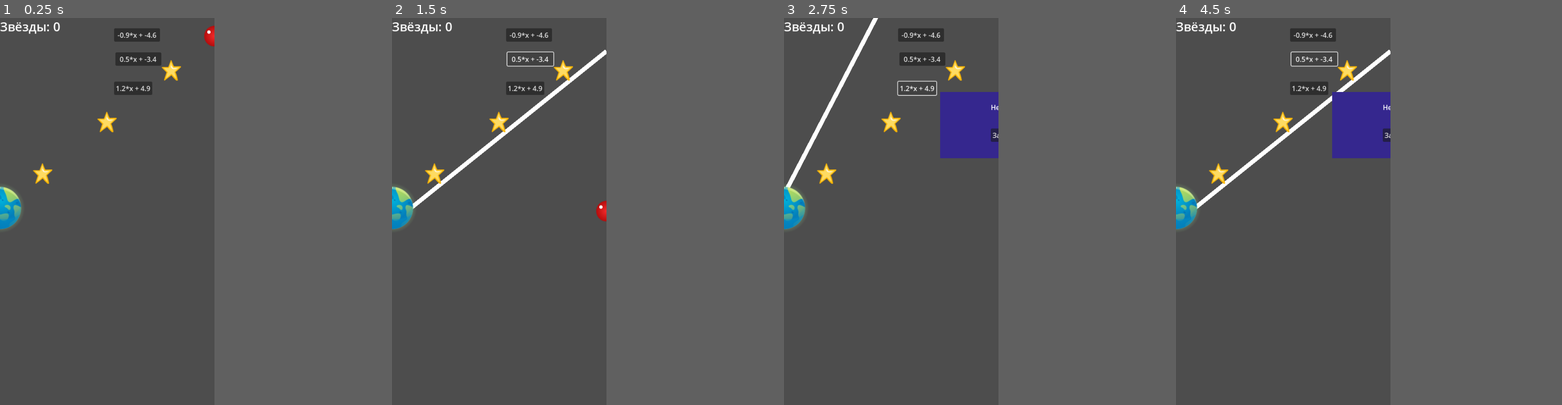
Above: before the commit, frames 1-4 (left to right).
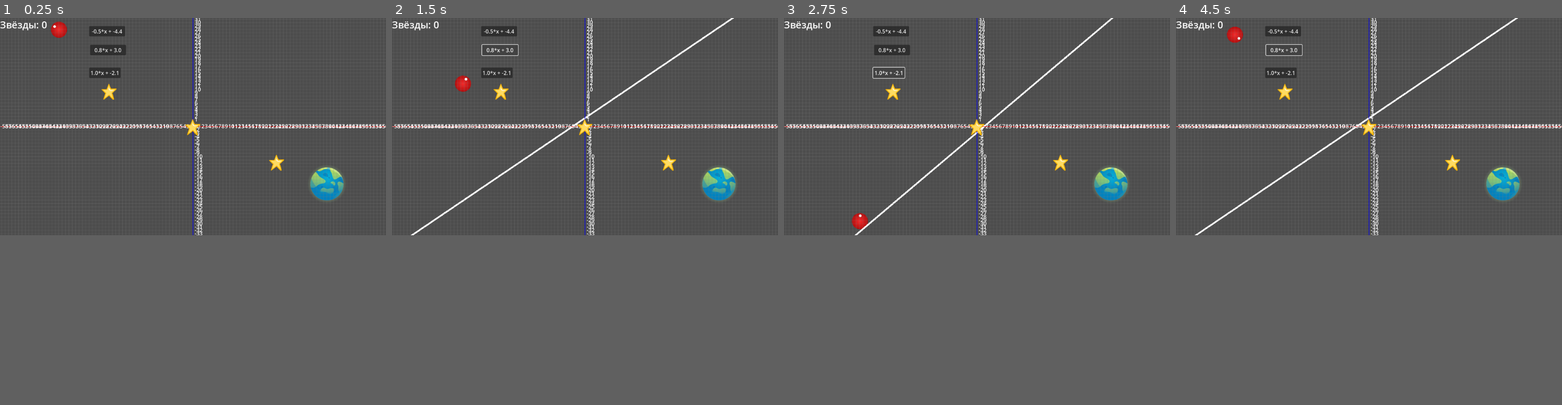
Above: after the commit, the same moments.

Repository: salena123/StarFunc
Game: Godot game, scene res://node_2d.tscn
Two runs of this game, one before a commit and one after it. Both use one fixed random seed, a clock stepped at 60 frames per second and the inputs below.
Inputs (mouse positions are in pixels of both pictures, inside the frame that each line leads up to):
- Up to frame 1 (0.25 s): no input
- Up to frame 2 (1.5 s): click "-0.9*x + -4.6" (after the commit: "-0.5*x + -4.4") at 0.5 s; click "0.5*x + -3.4" (after the commit: "0.8*x + 3.0") at 1.25 s
- Up to frame 3 (2.75 s): click "1.2*x + 4.9" (after the commit: "1.0*x + -2.1") at 2 s
- Up to frame 4 (4.5 s): click "-0.9*x + -4.6" (after the commit: "-0.5*x + -4.4") at 2.75 s; click (1272, 180) at 3.5 s, where only the run after the commit has a clickable "Заново"; click "0.5*x + -3.4" (after the commit: "0.8*x + 3.0") at 4.25 s
In our replay, the window is 444x800 before the commit and 799x449 after it. These sizes can differ from the game's own. Grey fills any space a smaller window leaves; there, only what the larger window draws over its background counts as a difference.

The runs differ from the first frame. In frame 1, 5.1% of the frame differs, in the area x 0-100%, y 0-57%; in frame 2, 6.0%; in frame 3, 7.9%; in frame 4, 8.1%.

Commit message:
изменение плоскости и шара
начало координат перенесено на центр сцены, генерация начальной точки спавна шара

Diff:
--- a/LevelManager.gd
+++ b/LevelManager.gd
@@ -17,37 +17,54 @@
 var correct_index = 0
 var score = 0
 var level = 1
-var x_scale = 10.0
-var y_scale = 10.0
 var first_selection_done = false
 var current_correct_func = ""
 var top_margin = 50
 var bottom_margin = 50
+var vertical_offset_pixels = 35
 
 enum FuncType { LINEAR, QUADRATIC, SIN, COS }
-
-#var screen_size = get_viewport_rect().size
-var x_min = 0
-var x_max = 100
-var y_min = -50
-var y_max = 50
-var vertical_offset_pixels = 35
+enum Side { LEFT, RIGHT }
+
+var ball_side: int = Side.RIGHT
+var screen_size: Vector2
+
+
+var x_min: float
+var x_max: float
+var y_min: float
+var y_max: float
+var base_unit: float
+var screen_center: Vector2
+
+var x_scale = 1.0
+var y_scale = 1.0
+
+func calc_base_unit():
+
+	var min_side = min(screen_size.x, screen_size.y)
+	var desired_range = min_side * 0.1
+	base_unit = min(screen_size.x, screen_size.y) / desired_range
+	x_min = -screen_size.x / (2 * base_unit)
+	x_max = screen_size.x / (2 * base_unit)
+	y_min = -screen_size.y / (2 * base_unit)
+	y_max = screen_size.y / (2 * base_unit)
 
 func fx_to_screen(x):
-	return lerp(0.0, float(screen_size.x), (x - x_min) / (x_max - x_min))
+	return screen_center.x + x * base_unit
 
 func fy_to_screen(y):
-	return lerp(float(screen_size.y), 0.0, (y - y_min) / (y_max - y_min))
+	return screen_center.y - y * base_unit
 
 func fy_to_screen_track(fy_val):
-	var track_height = get_viewport_rect().size.y - top_margin - bottom_margin
+	var track_height = screen_size.y - top_margin - bottom_margin
 	var t = (fy_val - y_min) / (y_max - y_min)
-	return get_viewport_rect().size.y - bottom_margin - t * track_height
-
-var screen_size: Vector2
+	return screen_size.y - bottom_margin - t * track_height
 
 func _ready():
 	screen_size = get_viewport_rect().size
+	screen_center = screen_size / 2
+	calc_base_unit()
 	randomize()
 	setup_ui()
 	generate_new_level()
@@ -62,40 +79,36 @@
 
 func setup_ui():
 	if $UI/Button:
-		$UI/Button.pressed.connect(func() -> void:
-			select_option(0)
-		)
+		$UI/Button.pressed.connect(func(): select_option(0))
 	if $UI/Button2:
-		$UI/Button2.pressed.connect(func() -> void:
-			select_option(1)
-		)
+		$UI/Button2.pressed.connect(func(): select_option(1))
 	if $UI/Button3:
-		$UI/Button3.pressed.connect(func() -> void:
-			select_option(2)
-		)
+		$UI/Button3.pressed.connect(func(): select_option(2))
 	if retry_button:
-		retry_button.pressed.connect(func() -> void:
+		retry_button.pressed.connect(func():
 			level_complete_popup.hide()
 			reset_current_level()
 		)
 	if next_button:
-		next_button.pressed.connect(func() -> void:
+		next_button.pressed.connect(func():
 			level_complete_popup.hide()
 			level += 1
 			generate_new_level()
 		)
 	if fail_retry_button:
-		fail_retry_button.pressed.connect(func() -> void:
+		fail_retry_button.pressed.connect(func():
 			fail_popup.hide()
 			reset_current_level()
 		)
 	level_complete_popup.hide()
 	fail_popup.hide()
 
+
 func _process(_delta):
 	check_star_collection()
 	check_exit_reached()
 	check_ball_fall_off_screen()
+
 
 func select_option(index):
 	draw_track(options[index])
@@ -116,15 +129,18 @@
 		return
 
 	var points = []
-	var screen_height = get_viewport_rect().size.y
-
-	for i in range(101):
-		var x_val = lerp(x_min, x_max, i / 100.0)
-		var y_val = expr.execute([x_val])
-		points.append(Vector2(fx_to_screen(x_val), fy_to_screen_track(y_val)))
-
-	if line2d:
-		line2d.points = points
+	var step = (x_max - x_min) / 100.0
+
+	if ball_side == Side.RIGHT:
+		for i in range(101):
+			var x = x_max - i * step
+			points.append(Vector2(fx_to_screen(x), fy_to_screen_track(expr.execute([x]))))
+	else:
+		for i in range(101):
+			var x = x_min + i * step
+			points.append(Vector2(fx_to_screen(x), fy_to_screen_track(expr.execute([x]))))
+
+	line2d.points = points
 
 	for i in range(points.size() - 1):
 		var seg = SegmentShape2D.new()
@@ -134,110 +150,94 @@
 		col.shape = seg
 		track_static.add_child(col)
 
+
 func random_function(allowed_types: Array = []) -> String:
 	if allowed_types.is_empty():
 		allowed_types = [FuncType.LINEAR, FuncType.QUADRATIC, FuncType.SIN, FuncType.COS]
+
 	var type = allowed_types[randi() % allowed_types.size()]
 	var func_str = ""
 	match type:
 		FuncType.LINEAR:
 			var k = 0.0
-			while k == 0.0 || abs(k) < 0.4:
-				k = round(randf_range(-2.0, 2.0) * 10) / 10.0
-			var b = round(randf_range(-15.0, 5.0) * 10) / 10.0
+			while abs(k) < 0.2:
+				k = round(randf_range(-1.5, 1.5) * 10) / 10.0
+			var b = round(randf_range(-5.0, 5.0) * 10) / 10.0
 			func_str = str(k) + "*x + " + str(b)
 		FuncType.QUADRATIC:
-			var a = 0.0
-			while a == 0.0:
-				a = round(randf_range(-0.5, 0.5) * 10) / 10.0
-			var b = round(randf_range(-1.0, 1.0) * 10) / 10.0
-			var c = round(randf_range(-5.0, 5.0) * 10) / 10.0
+			var a = round(randf_range(-0.1, 0.1) * 10) / 10.0
+			if a == 0.0: a = 0.05
+			var b = round(randf_range(-0.8, 0.8) * 10) / 10.0
+			var c = round(randf_range(-4.0, 4.0) * 10) / 10.0
 			func_str = str(a) + "*x*x + " + str(b) + "*x + " + str(c)
 		FuncType.SIN:
-			var A = round(randf_range(1.0, 3.0) * 10) / 10.0
-			var f = round(randf_range(0.1, 0.5) * 10) / 10.0
-			var phi = round(randf_range(0.0, PI * 2) * 10) / 10.0
-			func_str = str(A) + "*sin(" + str(f) + "*x + " + str(phi) + ")"
+			var A = round(randf_range(1.0, 2.0) * 10) / 10.0
+			var f = round(randf_range(0.05, 0.3) * 10) / 10.0
+			func_str = str(A) + "*sin(" + str(f) + "*x)"
 		FuncType.COS:
-			var A = round(randf_range(1.0, 3.0) * 10) / 10.0
-			var f = round(randf_range(0.1, 0.5) * 10) / 10.0
-			var phi = round(randf_range(0.0, PI * 2) * 10) / 10.0
-			func_str = str(A) + "*cos(" + str(f) + "*x + " + str(phi) + ")"
+			var A = round(randf_range(1.0, 2.0) * 10) / 10.0
+			var f = round(randf_range(0.05, 0.3) * 10) / 10.0
+			func_str = str(A) + "*cos(" + str(f) + "*x)"
 	return func_str
 
+
 func setup_level_positions(expr: Expression):
-	var control_x_frac = [0.2, 0.5, 0.8]
-	var vertical_offset_frac = 0.05
-
+	var control_x = [-25, 0, 25]
 	for i in range(stars.size()):
-		var fx_val = control_x_frac[i] * (x_max - x_min) + x_min
+		var fx_val = control_x[i]
 		var fy_val = expr.execute([fx_val])
 		stars[i].visible = true
 		stars[i].position = Vector2(fx_to_screen(fx_val), fy_to_screen_track(fy_val) - vertical_offset_pixels)
 
-	var y_start = expr.execute([x_min])
-	var y_end = expr.execute([x_max])
-	var k = y_end - y_start
-	var ball_x = x_max if k > 0 else x_min
-	var exit_x = x_min if k > 0 else x_max
+	var ball_x = 40 if ball_side == Side.RIGHT else -40
+	var exit_x = -40 if ball_side == Side.RIGHT else 40
 	var ball_y = expr.execute([ball_x])
 	var exit_y = expr.execute([exit_x])
-
-	ball.position = Vector2(fx_to_screen(ball_x), fy_to_screen_track(ball_y) - vertical_offset_pixels)
+	var screen_top = 0
+	ball.position = Vector2(fx_to_screen(ball_x), screen_top + vertical_offset_pixels)
 	exit.position = Vector2(fx_to_screen(exit_x), fy_to_screen_track(exit_y) - vertical_offset_pixels)
+
 
 func generate_new_level():
 	$track.visible = false
 	score = 0
 	update_score_label()
 	first_selection_done = false
-
 	for s in stars:
 		s.visible = true
 
-	var max_attempts = 1000
-	var attempts = 0
+	ball_side = Side.RIGHT if randi() % 2 == 0 else Side.LEFT
+	print("Выбранная сторона шарика:", "RIGHT" if ball_side == Side.RIGHT else "LEFT")
+
 	var valid_correct_func = ""
-	while attempts < max_attempts:
-		attempts += 1
+	for i in range(100):
 		var candidate = random_function([FuncType.LINEAR]) if level < 10 else random_function()
-		print("Попытка ", attempts, ": пробуем ", candidate)
-		if is_level_valid_for_edges(candidate):
+		if is_level_valid_for_edges(candidate, ball_side):
 			valid_correct_func = candidate
-			print("Последний валидный график: " + valid_correct_func)
 			break
 
 	if valid_correct_func == "":
-		print("Не найден валидный график за", max_attempts, "попыток. Использую fallback.")
-		valid_correct_func = "0.5 * x - 4"
+		valid_correct_func = "0.5*x - 2"
 
 	current_correct_func = valid_correct_func
-
-	options.clear()
-	options.append(valid_correct_func)
+	options = [valid_correct_func]
 	while options.size() < 3:
-		var candidate2 = random_function([FuncType.LINEAR]) if level < 10 else random_function()
-		# избегаем дубликатов
-		if candidate2 != valid_correct_func and not options.has(candidate2):
+		var candidate2 = random_function([FuncType.LINEAR])
+		if not options.has(candidate2):
 			options.append(candidate2)
 
-	correct_index = randi() % options.size()
-	var temp = options[0]
-	options[0] = options[correct_index]
-	options[correct_index] = temp
+	options.shuffle()
 
 	var expr = Expression.new()
 	if expr.parse(valid_correct_func, ["x"]) == OK:
 		setup_level_positions(expr)
 
-	if $UI/Button:
-		$UI/Button.text = options[0]
-	if $UI/Button2:
-		$UI/Button2.text = options[1]
-	if $UI/Button3:
-		$UI/Button3.text = options[2]
+	if $UI/Button: $UI/Button.text = options[0]
+	if $UI/Button2: $UI/Button2.text = options[1]
+	if $UI/Button3: $UI/Button3.text = options[2]
 
 	draw_track(current_correct_func)
+
 
 func reset_current_level():
 	for child in track_static.get_children():
@@ -255,6 +255,7 @@
 		setup_level_positions(expr)
 		draw_track(current_correct_func)
 
+
 func check_star_collection():
 	for star in stars:
 		if star.visible and ball.global_position.distance_to(star.global_position) < 25:
@@ -262,98 +263,65 @@
 			score += 1
 			update_score_label()
 
+
 func check_exit_reached():
 	if ball.global_position.distance_to(exit.global_position) < 40:
 		show_level_complete_popup()
 
+
 func check_ball_fall_off_screen():
-	var screen_rect = get_viewport_rect()
-	if ball.global_position.y > screen_rect.size.y + 100 \
-	or ball.global_position.x > screen_rect.size.x + 50 \
+	var rect = get_viewport_rect()
+	if ball.global_position.y > rect.size.y + 100 \
+	or ball.global_position.x > rect.size.x + 50 \
 	or ball.global_position.x < -50:
 		ball.freeze = true
 		fail_popup.show()
+
 
 func show_level_complete_popup():
 	ball.freeze = true
 	level_label.text = "Уровень " + str(level) + " пройден!"
 	level_complete_popup.show()
 
+
 func update_score_label():
 	if score_label:
 		score_label.text = "Звёзды: " + str(score)
 
+
 func print_scene_info():
-	var screen_rect = get_viewport_rect()
-	print("Размер экрана: ", screen_rect.size)
-	print("---Шар и выход ---")
-	if ball:
-		print("Ball: ", ball.global_position)
-	if exit:
-		print("Exit: ", exit.global_position)
-	if stars.size() > 0:
-		for i in range(stars.size()):
-			print("Star", i + 1, ": ", stars[i].global_position)
-	if track_static:
-		print("Track: ", track_static.global_position)
-	print("")
-	print("--- UI ---")
-	if $UI:
-		for child in $UI.get_children():
-			if child is Control:
-				print(child.name, ": позиция =", child.position, ", глобальная позиция =", child.global_position)
-	else:
-		print("UI не найден")
-
-func is_level_valid_for_edges(func_str: String) -> bool:
+	var rect = get_viewport_rect()
+	print("Размер экрана:", rect.size)
+	print("Ball:", ball.global_position)
+	print("Exit:", exit.global_position)
+	for i in range(stars.size()):
+		print("Star", i + 1, ":", stars[i].global_position)
+
+
+func is_level_valid_for_edges(func_str: String, desired_side: int) -> bool:
 	var expr = Expression.new()
 	if expr.parse(func_str, ["x"]) != OK:
 		return false
 
-	var min_x = 0
-	var max_x = 100
-	var y_start = expr.execute([min_x])
-	var y_end = expr.execute([max_x])
-	if typeof(y_start) != TYPE_FLOAT or typeof(y_end) != TYPE_FLOAT:
-		return false
-
-	var k = y_end - y_start
-	if abs(k) < 0.04:
-		return false
-
-	var screen_height = get_viewport_rect().size.y
-	var base_y = screen_height * 0.6
-	var start_y_screen = base_y - y_start * y_scale
-	var end_y_screen = base_y - y_end * y_scale
-
-	var margin = 20
-	if start_y_screen < -margin or start_y_screen > screen_height + margin:
-		return false
-	if end_y_screen < -margin or end_y_screen > screen_height + margin:
-		return false
-
-	var ball_x = 0
-	var exit_x = 100
-	if k > 0:
-		ball_x = 100
-		exit_x = 0
-	else:
-		ball_x = 0
-		exit_x = 100
-	var ball_y = expr.execute([ball_x])
-	var exit_y = expr.execute([exit_x])
-	var ball_y_screen = base_y - ball_y * y_scale
-	var exit_y_screen = base_y - exit_y * y_scale
-	if not (ball_y_screen < exit_y_screen):
-		return false
-
-	var control_x = [20, 50, 80]
-	var star_on_path = false
-	for fx in control_x:
-		var fy = expr.execute([fx])
-		var star_y_screen = base_y - fy * y_scale
-		if star_y_screen > ball_y_screen and star_y_screen < exit_y_screen:
-			star_on_path = true
-			break
-
-	return star_on_path
+	var step = (x_max - x_min) / 50.0
+	for i in range(51):
+		var x = x_min + i * step
+		var y = expr.execute([x])
+		var screen_y = fy_to_screen(y)
+		if screen_y < -50 or screen_y > screen_size.y + 50:
+			return false
+
+	var y1 = expr.execute([x_min])
+	var y2 = expr.execute([x_max])
+	if typeof(y1) != TYPE_FLOAT or typeof(y2) != TYPE_FLOAT:
+		return false
+
+	var k = y2 - y1
+	if abs(k) < 0.05:
+		return false
+	if desired_side == Side.RIGHT and k <= 0:
+		return false
+	if desired_side == Side.LEFT and k >= 0:
+		return false
+
+	return true
--- /dev/null
+++ b/grid.gd
@@ -0,0 +1,60 @@
+extends Node2D
+
+@export var grid_spacing_x: int = 50
+@export var grid_spacing_y: int = 50
+@export var grid_color: Color = Color(0.5, 0.5, 0.5, 0.3)
+@export var axis_color_x: Color = Color(1, 0, 0)
+@export var axis_color_y: Color = Color(0, 0, 1)
+@export var label_color: Color = Color(1, 1, 1)
+
+@export var font: Font
+
+@export var game_node_path: NodePath
+var game_node
+
+func _ready():
+	if game_node_path != null:
+		game_node = get_node(game_node_path)
+
+func _process(_delta):
+	call_deferred("update")
+
+func _draw():
+	if game_node == null:
+		return
+
+	var screen_size = get_viewport_rect().size
+	var center = game_node.screen_center
+	var base_unit = game_node.base_unit
+
+	var x_min = -center.x / base_unit
+	var x_max = (screen_size.x - center.x) / base_unit
+	var y_min = -center.y / base_unit
+	var y_max = (screen_size.y - center.y) / base_unit
+
+	# Вертикальные линии
+	for i in range(int(floor(x_min)), int(ceil(x_max)) + 1):
+		var x_pos = center.x + i * base_unit
+		draw_line(Vector2(x_pos, 0), Vector2(x_pos, screen_size.y), grid_color, 1)
+
+	# Горизонтальные линии (Y вверх)
+	for j in range(int(floor(y_min)), int(ceil(y_max)) + 1):
+		var y_pos = center.y - j * base_unit
+		draw_line(Vector2(0, y_pos), Vector2(screen_size.x, y_pos), grid_color, 1)
+
+	# Оси
+	draw_line(Vector2(0, center.y), Vector2(screen_size.x, center.y), axis_color_x, 2)
+	draw_line(Vector2(center.x, 0), Vector2(center.x, screen_size.y), axis_color_y, 2)
+
+	# Подписи
+	for i in range(int(floor(x_min)), int(ceil(x_max)) + 1):
+		if i != 0:
+			var pos = Vector2(center.x + i * base_unit + 5, center.y + 5)
+			draw_string(font, pos, str(i))
+
+	for j in range(int(floor(y_min)), int(ceil(y_max)) + 1):
+		if j != 0:
+			var pos = Vector2(center.x + 5, center.y - j * base_unit - 5)
+			draw_string(font, pos, str(j))
+
+	draw_string(font, center + Vector2(5, 5), "0")
--- a/node_2d.tscn
+++ b/node_2d.tscn
@@ -1,10 +1,11 @@
-[gd_scene load_steps=12 format=3 uid="uid://c2cdbk2ehc4o3"]
+[gd_scene load_steps=14 format=3 uid="uid://c2cdbk2ehc4o3"]
 
 [ext_resource type="Script" uid="uid://b6fhwc8seiost" path="res://LevelManager.gd" id="1_0hol4"]
 [ext_resource type="Texture2D" uid="uid://bxmtukicbddqc" path="res://Group 1000007217 (1).png" id="1_wtcfe"]
 [ext_resource type="Texture2D" uid="uid://b57q1eub2wvc5" path="res://Group 1000007244.png" id="2_epypp"]
 [ext_resource type="Texture2D" uid="uid://bpdan0od4twig" path="res://earth.png" id="3_0hol4"]
 [ext_resource type="LabelSettings" uid="uid://u2by8jd7hk8g" path="res://ScoreText.tres" id="5_q6r6c"]
+[ext_resource type="Script" uid="uid://c8g543guoxhdl" path="res://grid.gd" id="6_kdubu"]
 
 [sub_resource type="PhysicsMaterial" id="PhysicsMaterial_y32ns"]
 
@@ -20,6 +21,8 @@
 
 [sub_resource type="CircleShape2D" id="CircleShape2D_kdubu"]
 radius = 50.039986
+
+[sub_resource type="SystemFont" id="SystemFont_kdubu"]
 
 [node name="level1" type="Node2D"]
 script = ExtResource("1_0hol4")
@@ -42,6 +45,7 @@
 shape = SubResource("SegmentShape2D_q6r6c")
 
 [node name="Line2D" type="Line2D" parent="track"]
+width = 5.0
 
 [node name="CollisionShape2D" type="CollisionShape2D" parent="track"]
 shape = SubResource("SegmentShape2D_kdubu")
@@ -184,3 +188,8 @@
 offset_right = 549.0
 offset_bottom = 288.0
 text = "Заново"
+
+[node name="Grid" type="Node2D" parent="."]
+script = ExtResource("6_kdubu")
+font = SubResource("SystemFont_kdubu")
+game_node_path = NodePath("..")
--- a/project.godot
+++ b/project.godot
@@ -15,11 +15,6 @@
 config/features=PackedStringArray("4.5", "Mobile")
 config/icon="res://icon.svg"
 
-[display]
-
-window/size/viewport_width=500
-window/size/viewport_height=900
-
 [editor]
 
 version_control/autoload_on_startup=true
Not shown, added: grid.gd.uid
